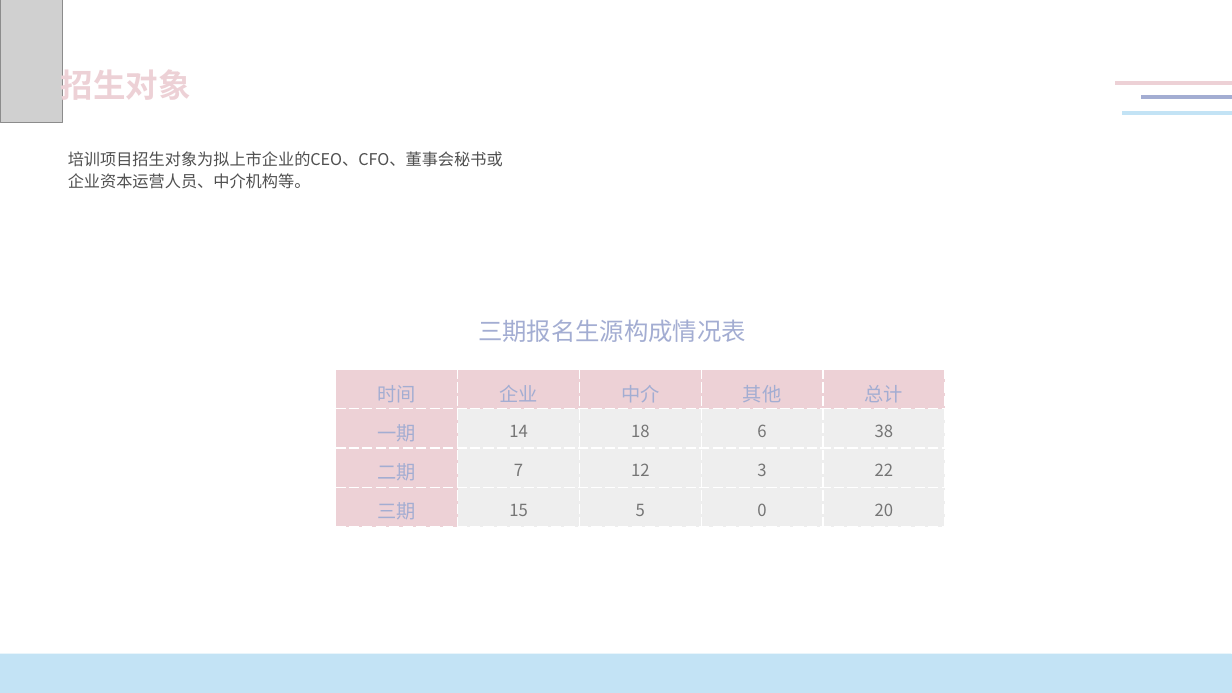
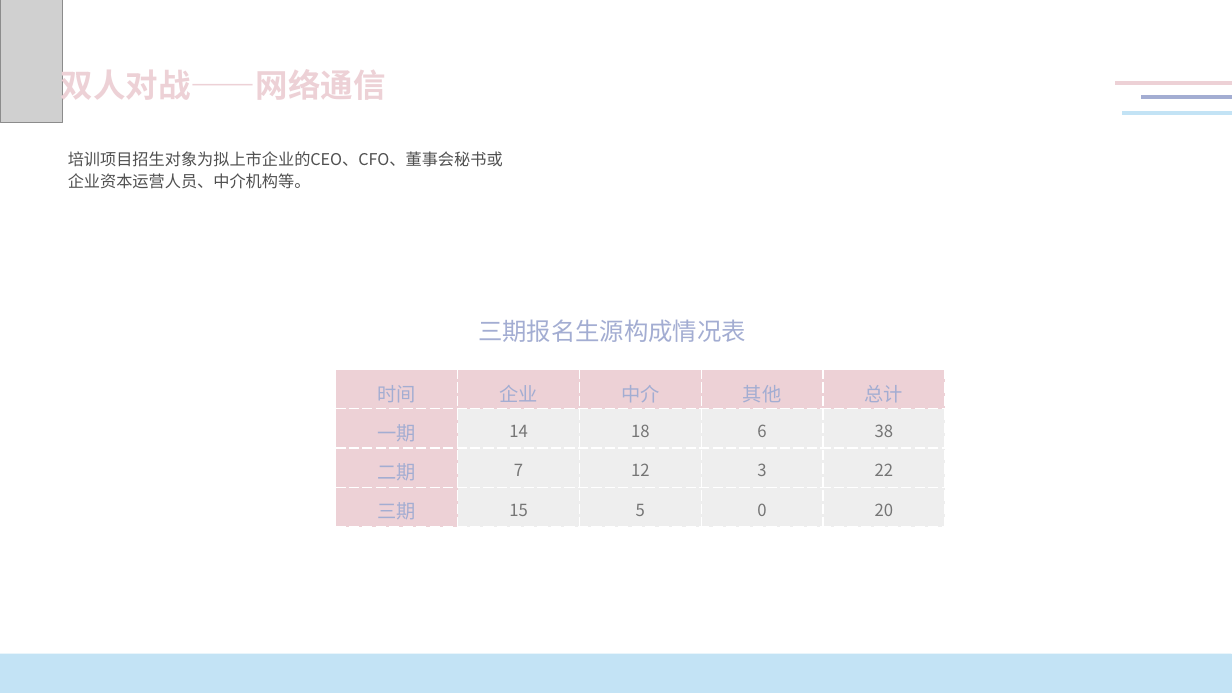
Before and after one commit to un-poco/Python-gobang, a slide deck: slide 10 of Python课设答辩.pptx (slide 11 before the commit). Drawn at 1232x693 pixels with LibreOffice and Linux fonts; fonts in the diff are those of the drawing; grey boxes stand for pictures. Boxes give left, top, right and bottom in pixels: in the first picture for what was removed or moved away, otherwise in the second. Text is boxed around its words. In the diff, an @@ line names an element or a change of style, - is before the commit and + after.

```diff
--- a/Python课设答辩.pptx
+++ b/Python课设答辩.pptx
@@ text at [61,64,386,106]: text changed @@
-招生对象
+双人对战——网络通信
```
Also in this commit, not shown: 2 other slides changed, 17 slides added, 2 slides removed, 16 other files.
